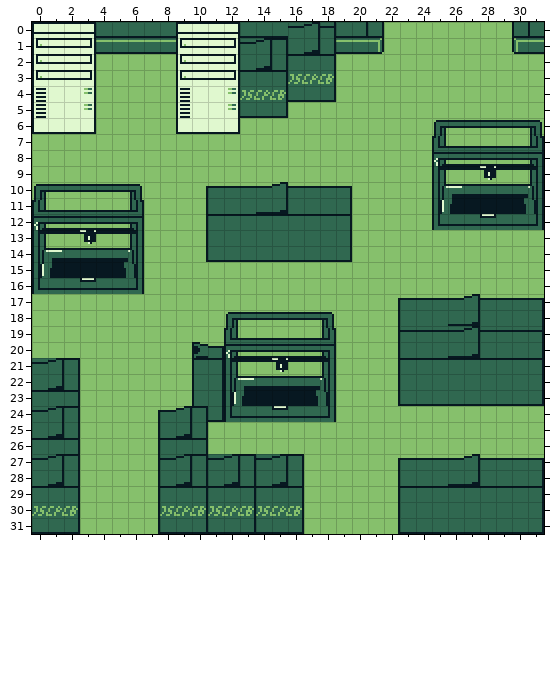
Two versions of a level (Tiled map, assets/tiles/storage.tmx). That is the earlier state.
Cells are 8x8 px. Shown: x 0..31, y 0..31.
Once edited:
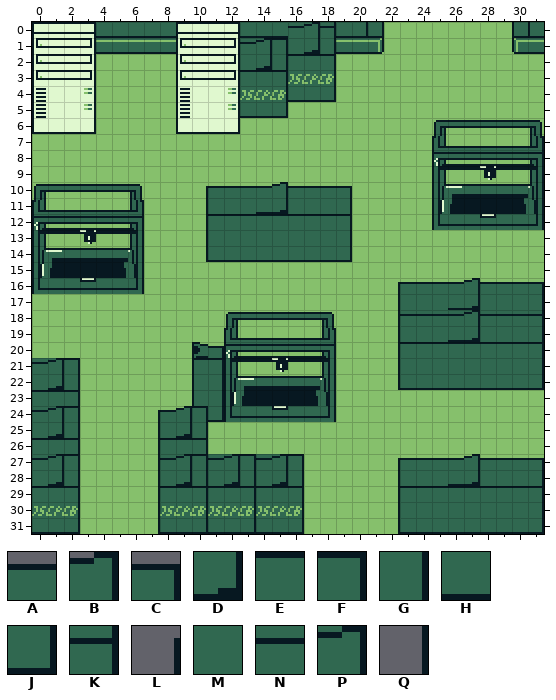
Key: from "tileset_storage": A 0, B 1, C 2, D 3, E 4, F 5, G 6, H 7, J 8, K 16, L 17, M 18, N 20, P 21, Q 22.
_ is an empty cell, . an unchanged one.
From old to new:
--- layer "boxes"
@@ x 22..31 @@
-16 __________
-17 LAAAABAAAC
-18 .MMMHDMMMG
-19 .NNNNPNNNK
-20 .MMMHDMMMG
-21 .EEEEEEEEF
-22 .MMMMMMMMG
-23 QHHHHHHHHJ
+16 LAAAABAAAC
+17 QMMMHDMMMG
+18 .NNNNPNNNK
+19 .MMMHDMMMG
+20 .EEEEEEEEF
+21 .MMMMMMMMG
+22 .HHHHHHHHJ
+23 __________
